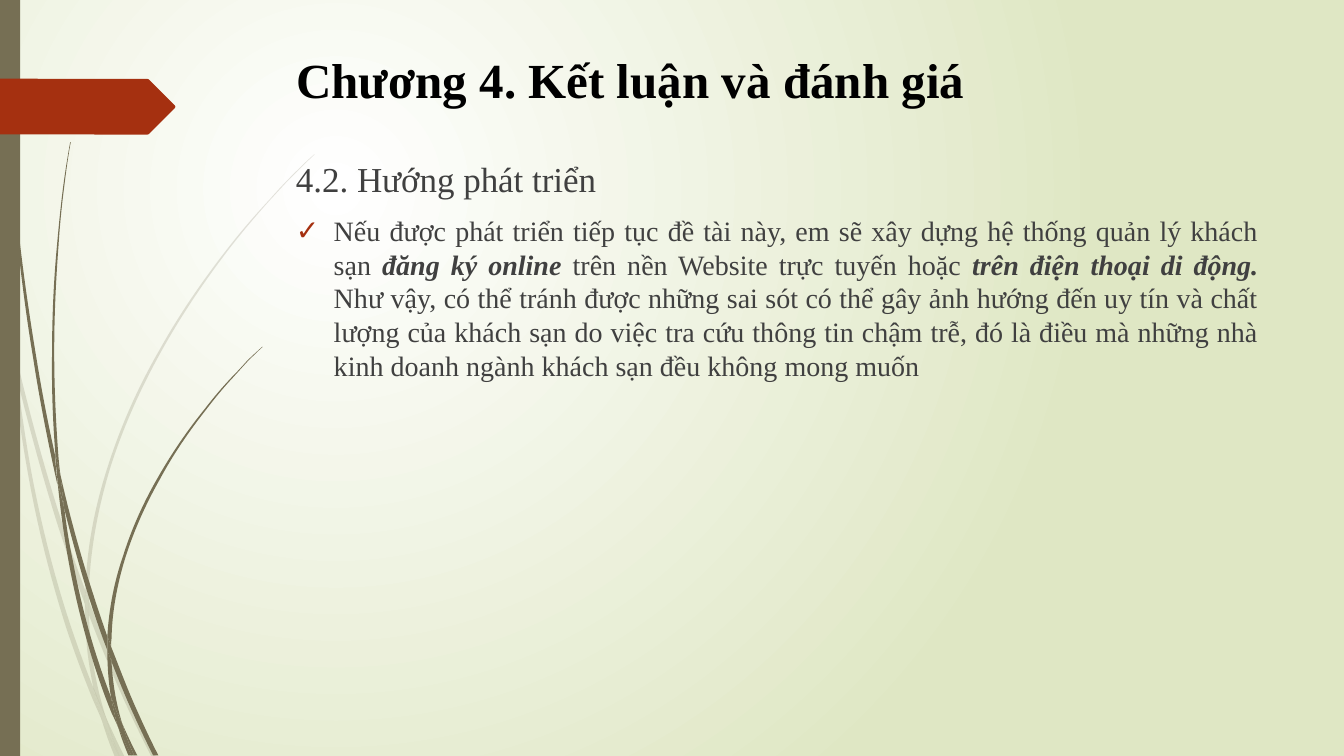
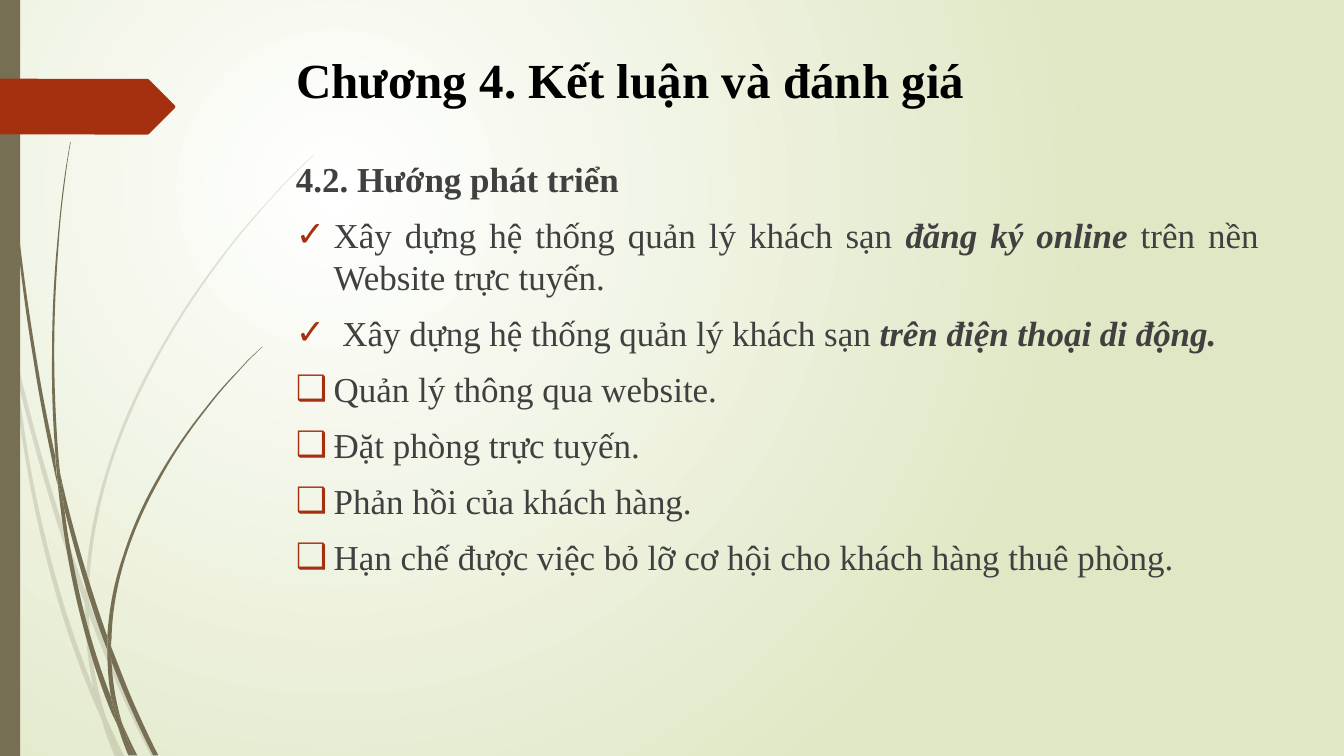
Before and after one commit to tienvothien/qlks_2019, a slide deck: slide 9 of BÁO CÁO KHÓA LUẬN TỐT NGHIỆP mới.pptx (slide 7 before the commit). Drawn at 1344x756 pixels with LibreOffice and Linux fonts; fonts in the diff are those of the drawing. Boxes give left, top, right and bottom in pixels: in the first picture for what was removed or moved away, otherwise in the second. Text is boxed around its words. In the diff, an @@ line names an element or a change of style, - is before the commit and + after.

```diff
--- a/BÁO CÁO KHÓA LUẬN TỐT NGHIỆP mới.pptx
+++ b/BÁO CÁO KHÓA LUẬN TỐT NGHIỆP mới.pptx
@@ text at (296, 166, 619, 199): bold on in "4.2. Hướng phát triển" @@
@@ text at (334, 222, 1258, 577): text changed; size 20 to 25 pt @@
-✓ Nếu được phát triển tiếp tục đề tài này, em sẽ xây dựng hệ thống quản lý khách sạn đăng ký online trên nền Website trực tuyến hoặc trên điện thoại di động. Như vậy, có thể tránh được những sai sót có thể gây ảnh hướng đến uy tín và chất lượng của khách sạn do việc tra cứu thông tin chậm trễ, đó là điều mà những nhà kinh doanh ngành khách sạn đều không mong muốn
+✓ Xây dựng hệ thống quản lý khách sạn đăng ký online trên nền Website trực tuyến.
+✓ Xây dựng hệ thống quản lý khách sạn trên điện thoại di động.
+❑ Quản lý thông qua website.
+❑ Đặt phòng trực tuyến.
+❑ Phản hồi của khách hàng.
+  ❑ Hạn chế được việc bỏ lỡ cơ hội cho khách hàng thuê phòng.
```
Also in this commit, not shown: 4 other slides changed, 2 slides added, 16 other files.
